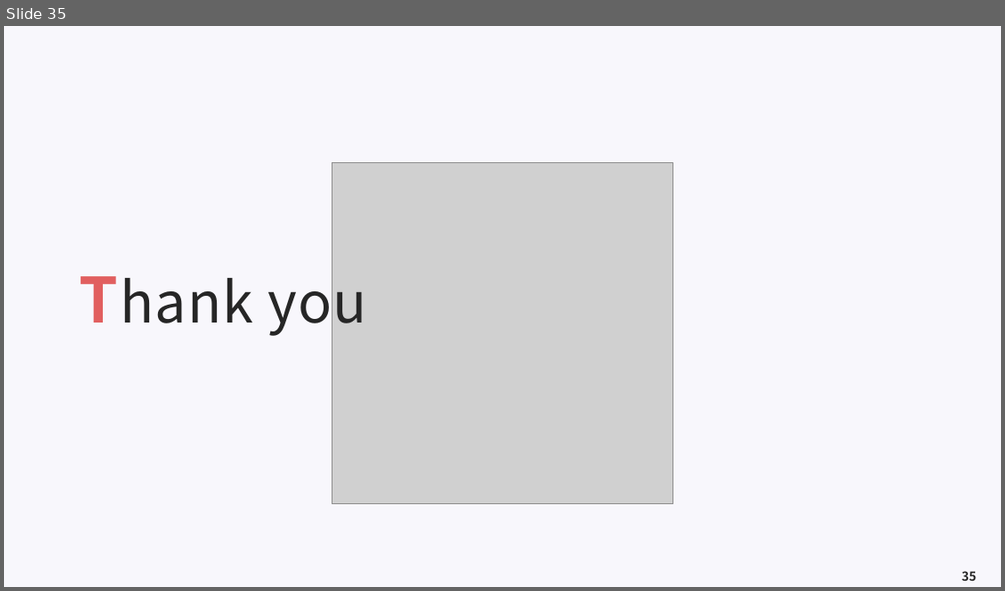
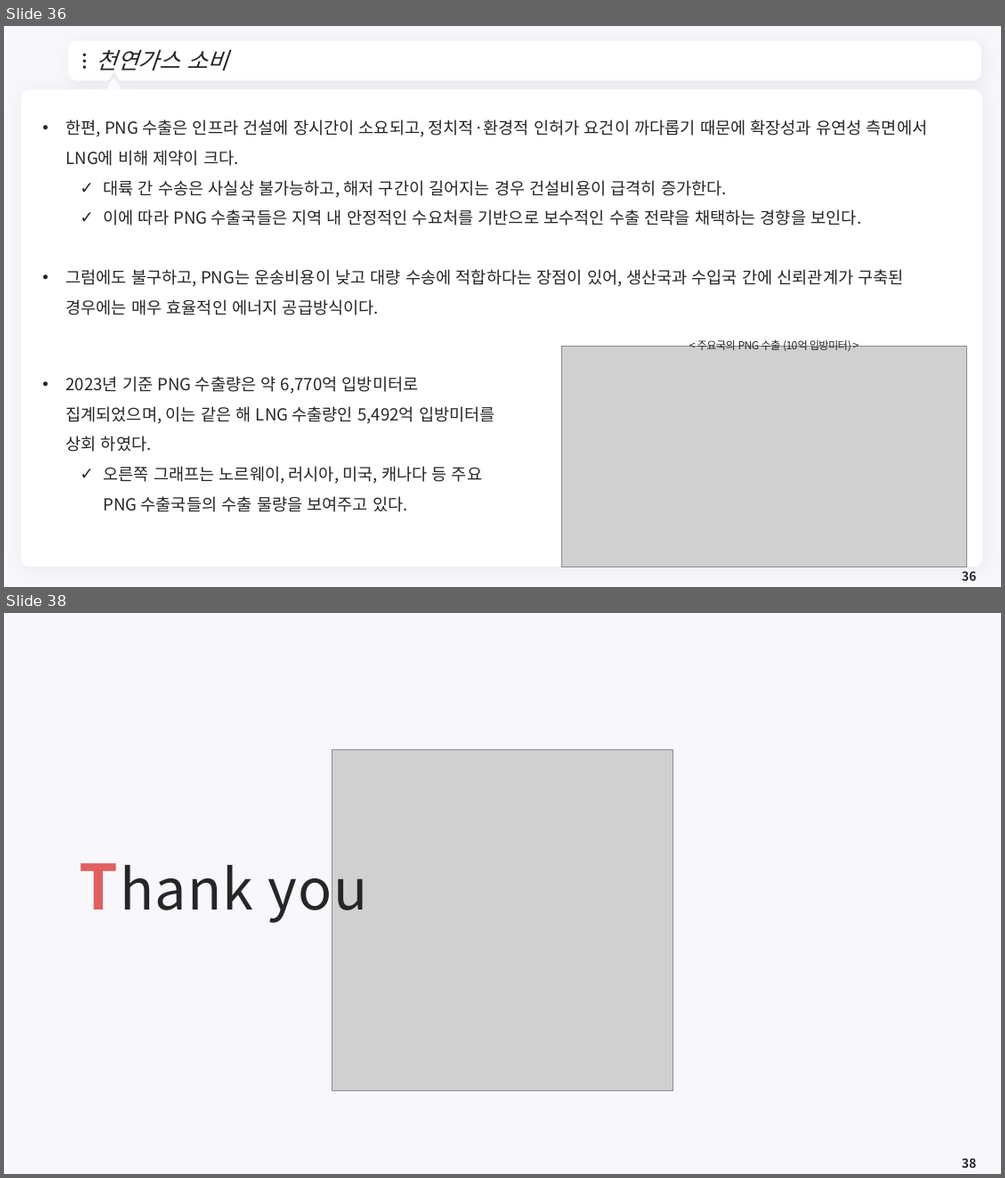
Before and after one commit to meandthey/Teaching, a slide deck: 에너지경제학/자원에너지경제학_Chapter_3 (가스).pptx. Shown one above the other, each under a label of ours: slide 35 before the commit, slides 36 and 38 after it; the slides between them are not shown. The pictures are 1005x591 and 1005x1178 pixels, drawn with LibreOffice and Linux fonts; fonts in the diff are those of the drawing; grey boxes stand for pictures; background and template pictures are left out. Boxes give left, top, right and bottom in pixels: in the first picture for what was removed or moved away, otherwise in the second. Text is boxed around its words. In the diff, an @@ line names an element or a change of style, - is before the commit and + after.

```diff
--- a/에너지경제학/자원에너지경제학_Chapter_3 (가스).pptx
+++ b/에너지경제학/자원에너지경제학_Chapter_3 (가스).pptx
@@ slide 36 added at [4,26,1001,587], background #F8F7FC @@
@@ freeform shape added at [72,45,978,78], fill #FFFFFF, outline #FFFFFF 7.25 pt @@
@@ title added at [97,49,228,70], 22 pt, text #262626, italic @@
+천연가스 소비
@@ ellipse added at [83,54,86,56], fill #262626 @@
@@ ellipse added at [83,60,86,62], fill #262626 @@
@@ ellipse added at [83,66,86,69], fill #262626 @@
@@ freeform shape added at [957,56,966,67], fill #FFFFFF @@
@@ rounded rectangle added at [21,89,983,566], fill #FFFFFF @@
@@ triangle added at [105,80,122,95], fill #FFFFFF, outline #FFFFFF 3.75 pt @@
@@ text added at [66,119,928,315], 16 pt, text #262626 @@
+• 한편, PNG 수출은 인프라 건설에 장시간이 소요되고, 정치적·환경적 인허가 요건이 까다롭기 때문에 확장성과 유연성 측면에서 LNG에 비해 제약이 크다.
+  ✓ 대륙 간 수송은 사실상 불가능하고, 해저 구간이 길어지는 경우 건설비용이 급격히 증가한다.
+  ✓ 이에 따라 PNG 수출국들은 지역 내 안정적인 수요처를 기반으로 보수적인 수출 전략을 채택하는 경향을 보인다.
+• 그럼에도 불구하고, PNG는 운송비용이 낮고 대량 수송에 적합하다는 장점이 있어, 생산국과 수입국 간에 신뢰관계가 구축된 경우에는 매우 효율적인 에너지 공급방식이다.
@@ text added at [697,338,851,351], 10.5 pt, text #262626 @@
+< 주요국의 PNG 수출 (10억 입방미터) >
@@ picture added at [561,346,967,567] @@
@@ text added at [66,376,495,512], 16 pt, text #262626 @@
+• 2023년 기준 PNG 수출량은 약 6,770억 입방미터로 집계되었으며, 이는 같은 해 LNG 수출량인 5,492억 입방미터를 상회 하였다.
+  ✓ 오른쪽 그래프는 노르웨이, 러시아, 미국, 캐나다 등 주요 PNG 수출국들의 수출 물량을 보여주고 있다.
@@ page number added at [962,571,976,580], 12 pt, text #262626, bold @@
+36
@@ what was slide 35 is now slide 38 @@
```
Also in this commit, not shown: 1 slide changed, 2 other slides added, 2 other files.
